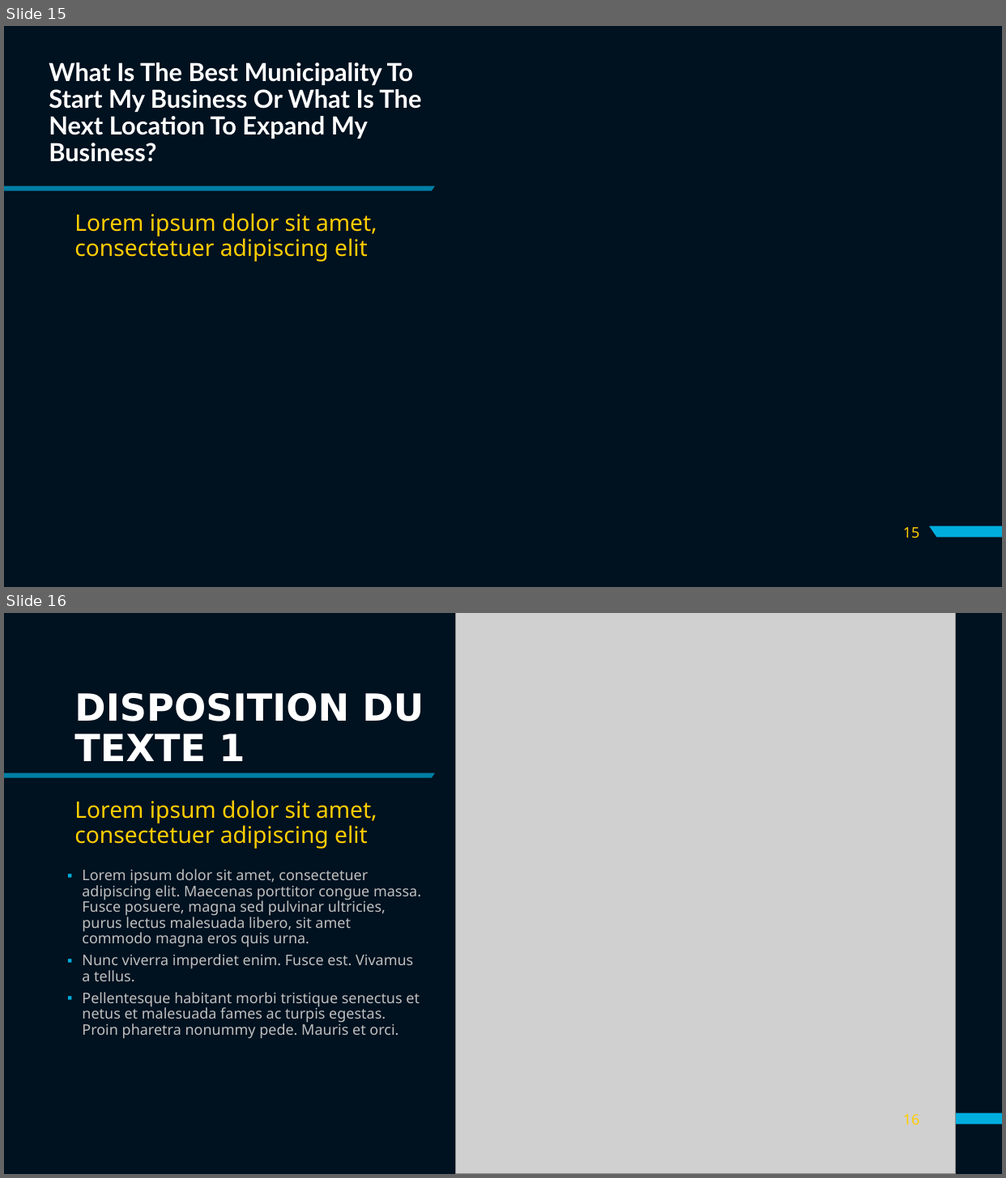
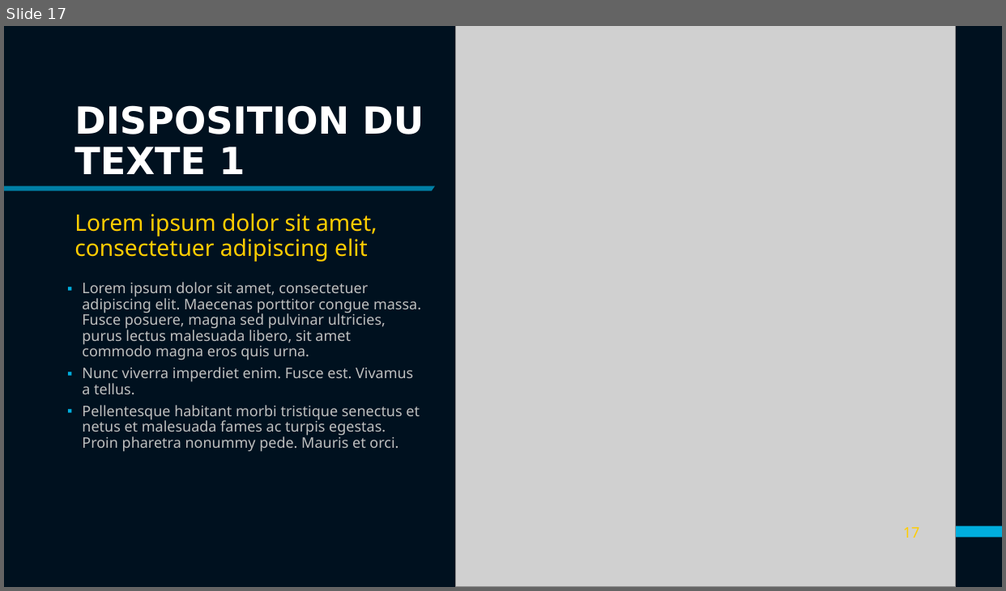
Before and after one commit to Ldave01/Best_Place_For_Business, a slide deck: Analyzing Business Location in Haiti.pptx. Shown one above the other, each under a label of ours: slides 15 and 16 before the commit, slide 17 after it. The pictures are 1006x1178 and 1006x591 pixels, drawn with LibreOffice and Linux fonts; fonts in the diff are those of the drawing; grey boxes stand for pictures; background and template pictures are left out. Boxes give left, top, right and bottom in pixels: in the first picture for what was removed or moved away, otherwise in the second. Text is boxed around its words. In the diff, an @@ line names an element or a change of style, - is before the commit and + after.

```diff
--- a/Analyzing Business Location in Haiti.pptx
+++ b/Analyzing Business Location in Haiti.pptx
@@ slide 15 removed at (4,26,1002,587), background picture (left out); not listed: 2 template elements that a slide beside it also shows @@
@@ title removed at (49,62,421,162) @@
-What Is The Best Municipality To Start My Business Or What Is The Next Location To Expand My Business?
@@ text removed at (74,213,377,262) @@
-Lorem ipsum dolor sit amet, consectetuer adipiscing elit
@@ page number removed at (903,527,920,539) @@
-15
@@ what was slide 16 is now slide 17 @@
@@ page number at (903,527,920,538): text changed @@
-16
+17
```
Also in this commit, not shown: 5 slides changed, 9 slides added, 7 other slides removed, 4 other files.
